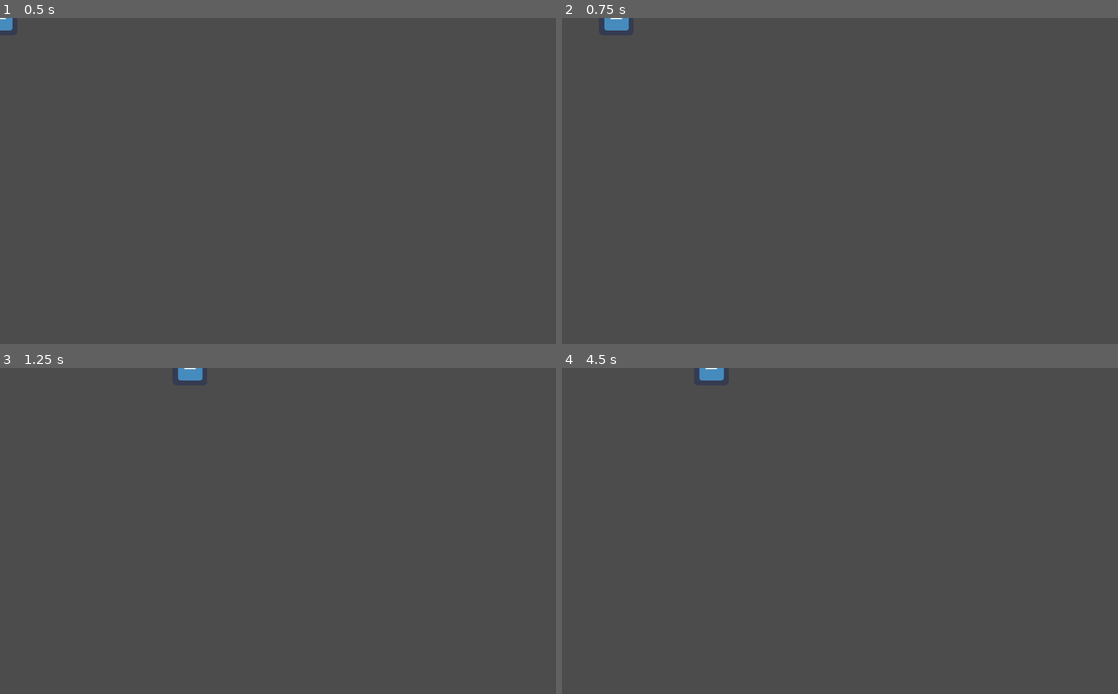
Above: before the commit, frames 1-4 (two rows, left to right).
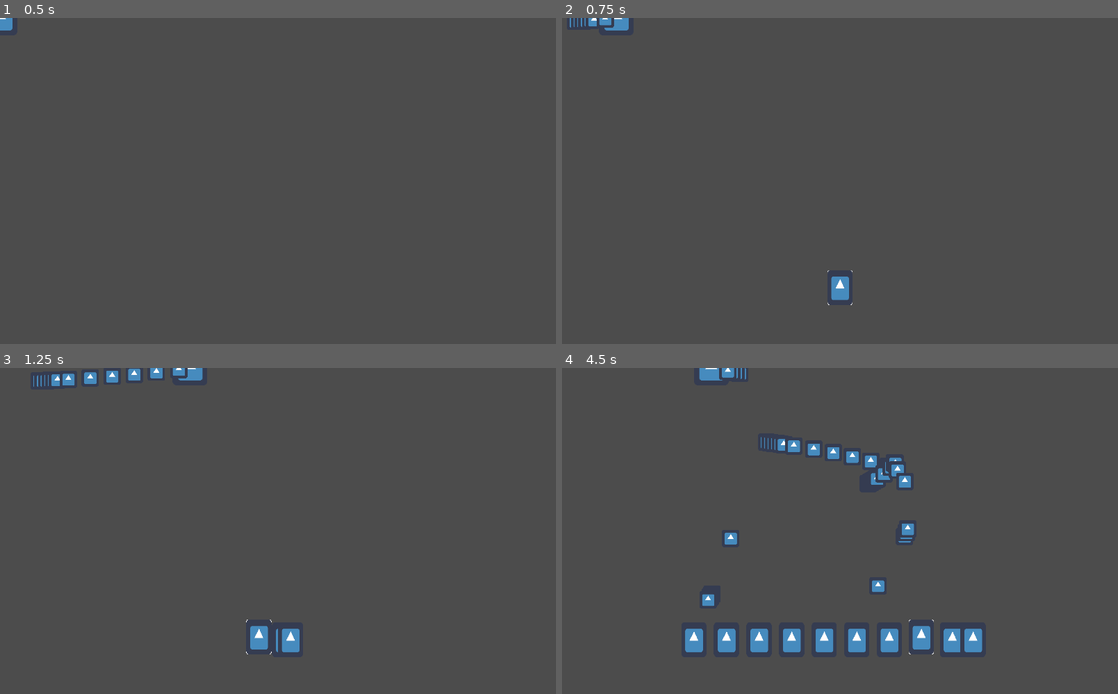
Above: after the commit, the same moments.

Repository: Geminimax/GWJ57
Game: Godot game, scene res://node/Character.tscn
The game is run twice, just before and just after one commit, with the same random seed, the same clock (stepped at 60 frames per second) and the same inputs. The project has no main scene, so this scene is started directly. The engine's default icon, where the game draws it, is replaced by a stand-in: a white triangle on a blue panel in a dark square.
Inputs (mouse positions are in pixels of both pictures, inside the frame that each line leads up to):
- Up to frame 1 (0.5 s): no input
- Up to frame 2 (0.75 s): tap Enter (ui_accept) at 0.5 s; move the mouse to (962, 164) at 0.52 s; press the mouse at (962, 164) at 0.53 s; hold Right (ui_right) from 0.53 s (still down)
- Up to frame 3 (1.25 s): keep holding Right (ui_right); tap Enter (ui_accept) at 0.77, 0.8, 1.07 s
- Up to frame 4 (4.5 s): move the mouse to (728, 547) at 1.27 s; release Right (ui_right) at 1.28 s; release the mouse at (728, 547) at 1.28 s; hold Down (ui_down) 1.28-2.03 s; tap Enter (ui_accept) at 1.35, 1.52, 1.82, 2.3, 3.02, 3.32, 3.77, 3.8, 4.07 s; click (728, 547) at 1.55 s; move the mouse to (895, 459) at 2.02 s; press the mouse at (895, 459) at 2.03 s; hold Right (ui_right) 2.03-2.78 s; move the mouse to (812, 596) at 2.77 s; release the mouse at (812, 596) at 2.78 s; hold Up (ui_up) 2.78-3.53 s; tap Mouse wheel down (spell_roll_left) at 2.85 s; click (812, 596) at 3.05 s; move the mouse to (1006, 579) at 3.52 s; hold Left (ui_left) from 3.53 s (still down); tap Mouse wheel up (spell_roll_right) at 3.6 s; tap Escape (ui_cancel) at 4.15 s; move the mouse to (673, 482) at 4.27 s; click (673, 482) at 4.35 s

Frame 1 is identical in both runs. In frame 2, 0.4% of the frame differs, in the area x 1-53%, y 0-89%; in frame 3, 1.0%; in frame 4, 3.5%, in the area x 22-76%, y 0-88%.

Commit message:
Add spell holder to character

Diff:
--- a/ForgottenKnowledge/node/Character.gd
+++ b/ForgottenKnowledge/node/Character.gd
@@ -5,34 +5,48 @@
 var current_mp = 0 #total_mp
 var mp_regen_rate = 10
 
+onready var spell_holder = $CanvasLayer/SpellHolder
 # Called when the node enters the scene tree for the first time.
 func _ready():
-	pass # Replace with function body.
+    pass # Replace with function body.
 
 # Called every frame. 'delta' is the elapsed time since the previous frame.
 func _process(delta):
-	handle_movement()
-	handle_mp(delta)
+    handle_movement()
+    handle_mp(delta)
+    handle_spell()
+
+
+func handle_spell():
+    if(Input.is_action_pressed("cast_spell")):
+        cast_spell()
+
+
+func cast_spell():
+    var spell = spell_holder.get_selected_spell()
+    if(current_mp > spell.mana_cost):
+        current_mp -= spell.mana_cost
+        spell.cast(self, get_global_mouse_position())
 
 func handle_mp(delta):
-	if(current_mp < total_mp):
-		current_mp += delta * mp_regen_rate
-		if(current_mp > total_mp):
-			current_mp = total_mp
-	print(current_mp)
+    if(current_mp < total_mp):
+        current_mp += delta * mp_regen_rate
+        if(current_mp > total_mp):
+            current_mp = total_mp
+    print(current_mp)
 
 func handle_movement():
-	var direction = Vector2()
+    var direction = Vector2()
 
-	if(Input.is_action_pressed("ui_up")):
-		direction += Vector2.UP
-	if(Input.is_action_pressed("ui_down")):
-		direction += Vector2.DOWN
-	if(Input.is_action_pressed("ui_left")):
-		direction += Vector2.LEFT
-	if(Input.is_action_pressed("ui_right")):
-		direction += Vector2.RIGHT
+    if(Input.is_action_pressed("ui_up")):
+        direction += Vector2.UP
+    if(Input.is_action_pressed("ui_down")):
+        direction += Vector2.DOWN
+    if(Input.is_action_pressed("ui_left")):
+        direction += Vector2.LEFT
+    if(Input.is_action_pressed("ui_right")):
+        direction += Vector2.RIGHT
 
-	direction = direction.normalized()
+    direction = direction.normalized()
 
-	move_and_slide(direction * move_speed)
+    move_and_slide(direction * move_speed)
--- a/ForgottenKnowledge/node/Character.tscn
+++ b/ForgottenKnowledge/node/Character.tscn
@@ -1,7 +1,8 @@
-[gd_scene load_steps=4 format=2]
+[gd_scene load_steps=5 format=2]
 
 [ext_resource path="res://icon.png" type="Texture" id=1]
 [ext_resource path="res://node/Character.gd" type="Script" id=2]
+[ext_resource path="res://node/UI/SpellHolder.tscn" type="PackedScene" id=3]
 
 [sub_resource type="SpriteFrames" id=1]
 animations = [ {
@@ -16,3 +17,8 @@
 
 [node name="AnimatedSprite" type="AnimatedSprite" parent="."]
 frames = SubResource( 1 )
+
+[node name="CanvasLayer" type="CanvasLayer" parent="."]
+
+[node name="SpellHolder" parent="CanvasLayer" instance=ExtResource( 3 )]
+position = Vector2( 512, 500 )
--- a/ForgottenKnowledge/node/Projectile/Projectile.gd
+++ b/ForgottenKnowledge/node/Projectile/Projectile.gd
@@ -6,9 +6,9 @@
 
 # Called when the node enters the scene tree for the first time.
 func _ready():
-	pass
+    pass
 
 
 # Called every frame. 'delta' is the elapsed time since the previous frame.
 func _process(delta):
-	global_position += direction * speed * delta
+    global_position += direction * speed * delta
--- a/ForgottenKnowledge/node/UI/SpellHolder.gd
+++ b/ForgottenKnowledge/node/UI/SpellHolder.gd
@@ -1,9 +1,5 @@
 extends Node2D
 
-
-# Declare member variables here. Examples:
-# var a = 2
-# var b = "text"
 export (PackedScene) var spell_card_scene
 
 var test_spell = load("res://node/Spell/Spell.tscn")
@@ -12,25 +8,23 @@
 var spell_cards : Array = []
 var selected_spell = 0
 onready var tween = $Tween
-# Called when the node enters the scene tree for the first time.
+
 func _ready():
     pass # Replace with function body.
 
 func _process(delta):
-    if(Input.is_action_just_pressed("ui_up")):
+    if(Input.is_action_just_pressed("ui_accept")):
         add_spell(get_test_spell())
-    if(Input.is_action_just_pressed("ui_down")):
+    if(Input.is_action_just_pressed("ui_cancel")):
         remove_spell(spell_cards.size() - 1)
     if(Input.is_action_just_released("spell_roll_left")):
         change_selected_spell(-1)
     if(Input.is_action_just_released("spell_roll_right")):
         change_selected_spell(1)
-    if(Input.is_action_just_pressed("cast_spell")):
-        cast_spell()
 
-func cast_spell():
-    var current_spell = spell_cards[selected_spell]
-    current_spell.spell.cast(self, get_global_mouse_position())
+func get_selected_spell():
+    return spell_cards[selected_spell].spell
+
 func get_test_spell():
     var spell_instance = load("res://node/Spell/SpellShoot.tscn").instance()
     add_child(spell_instance)
--- a/ForgottenKnowledge/node/UI/SpellHolder.tscn
+++ b/ForgottenKnowledge/node/UI/SpellHolder.tscn
@@ -1,15 +1,10 @@
-[gd_scene load_steps=4 format=2]
+[gd_scene load_steps=3 format=2]
 
 [ext_resource path="res://node/UI/SpellHolder.gd" type="Script" id=1]
 [ext_resource path="res://node/UI/SpellCard.tscn" type="PackedScene" id=2]
-[ext_resource path="res://icon.png" type="Texture" id=3]
 
 [node name="SpellHolder" type="Node2D"]
-position = Vector2( 403, 249 )
 script = ExtResource( 1 )
 spell_card_scene = ExtResource( 2 )
 
 [node name="Tween" type="Tween" parent="."]
-
-[node name="Icon" type="Sprite" parent="."]
-texture = ExtResource( 3 )
